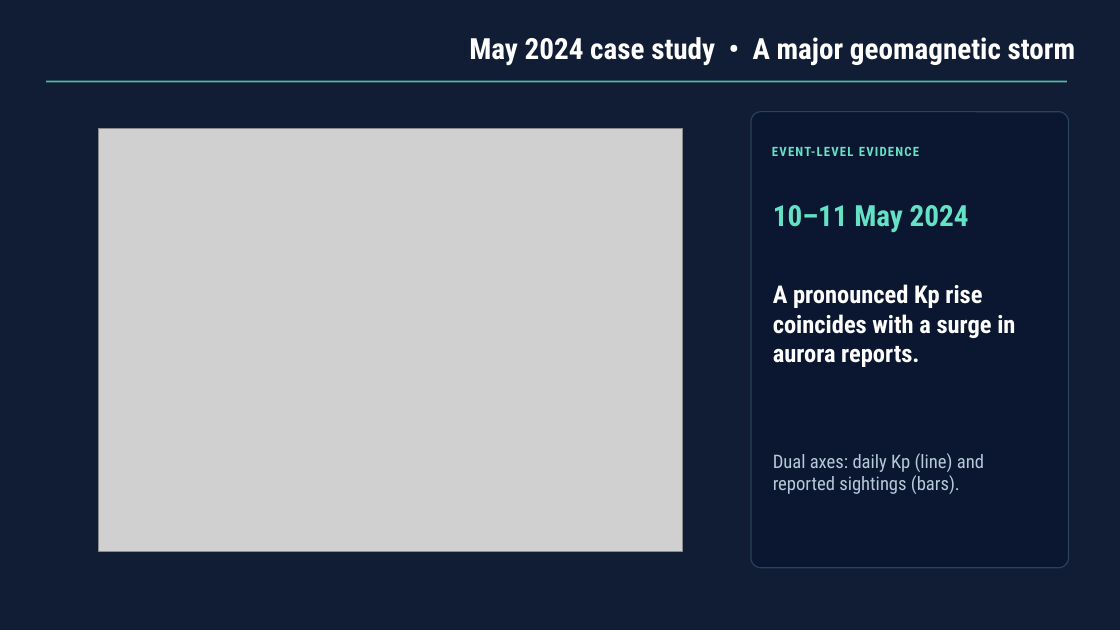
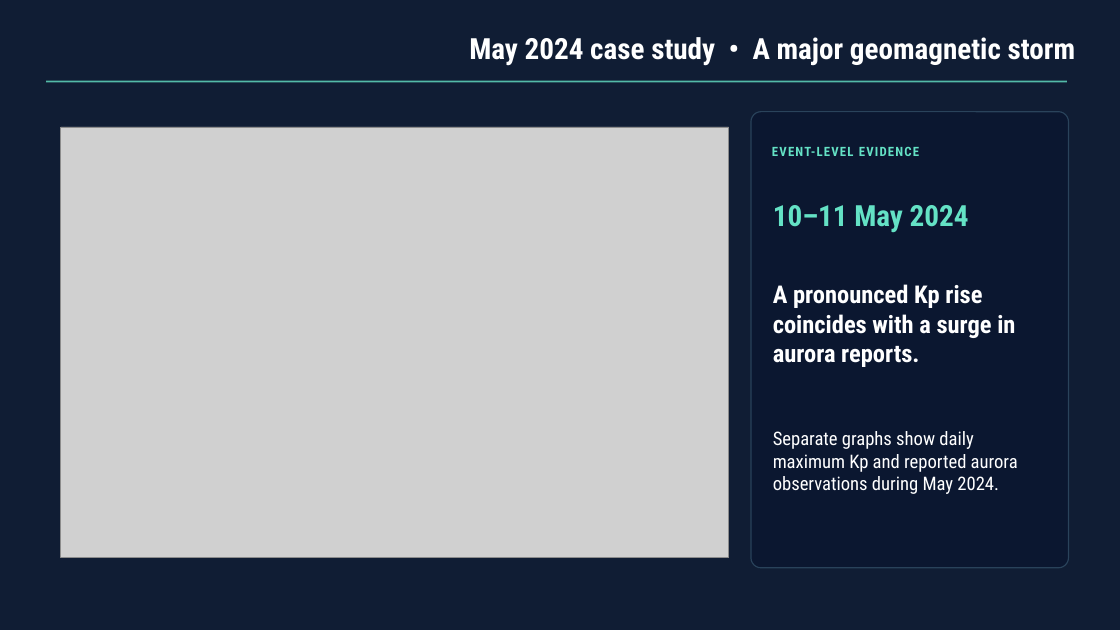
Before and after one commit to mohamedayas16/Semester_2_CS_2026, a slide deck: slide 9 of docs/Geomagnetic_Aurora_PIA_2024_With_Closing_Slides.pptx. Drawn at 1120x630 pixels with LibreOffice and Linux fonts; fonts in the diff are those of the drawing; grey boxes stand for pictures; background and template pictures are left out. Boxes give left, top, right and bottom in pixels: in the first picture for what was removed or moved away, otherwise in the second. Text is boxed around its words. In the diff, an @@ line names an element or a change of style, - is before the commit and + after.

Commit message:
Final Upload for report and presentation

```diff
--- a/docs/Geomagnetic_Aurora_PIA_2024_With_Closing_Slides.pptx
+++ b/docs/Geomagnetic_Aurora_PIA_2024_With_Closing_Slides.pptx
@@ picture: place and size @@
-picture at <box>98,129,683,551</box>
+picture at <box>60,127,728,558</box>
@@ text at <box>773,431,1018,494</box>: text changed; text colour #B6C9D8 to #FFFFFF @@
-Dual axes: daily Kp (line) and reported sightings (bars).
+Separate graphs show daily maximum Kp and reported aurora observations during May 2024.
```
Also in this commit, not shown: 1 other slide changed, 1 slide removed, 2 other files.
